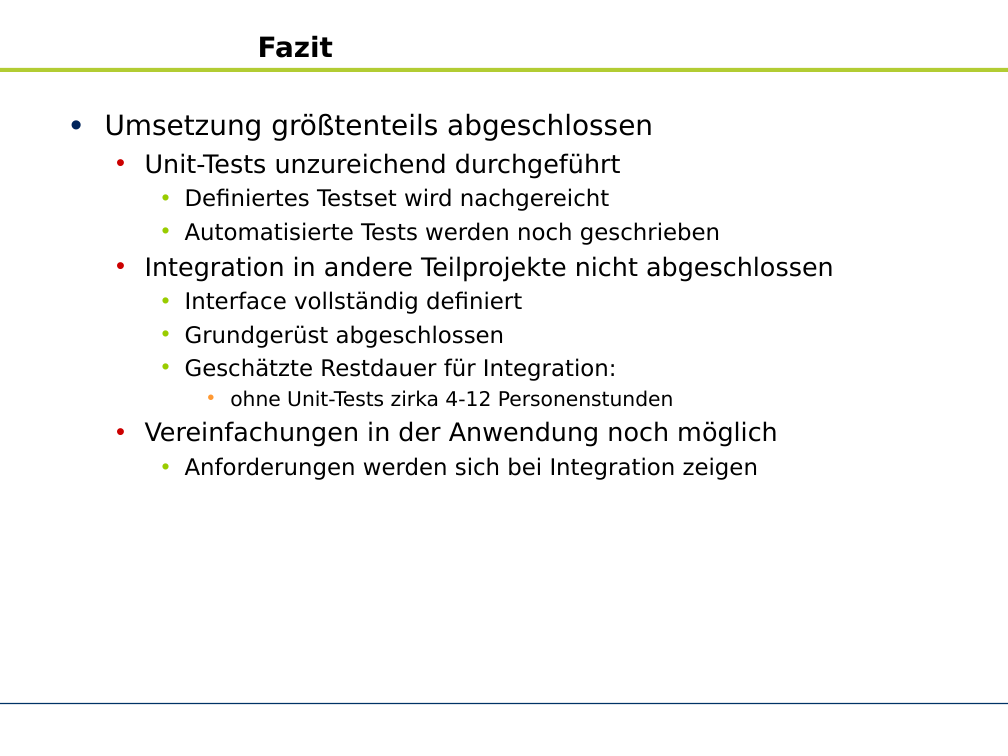
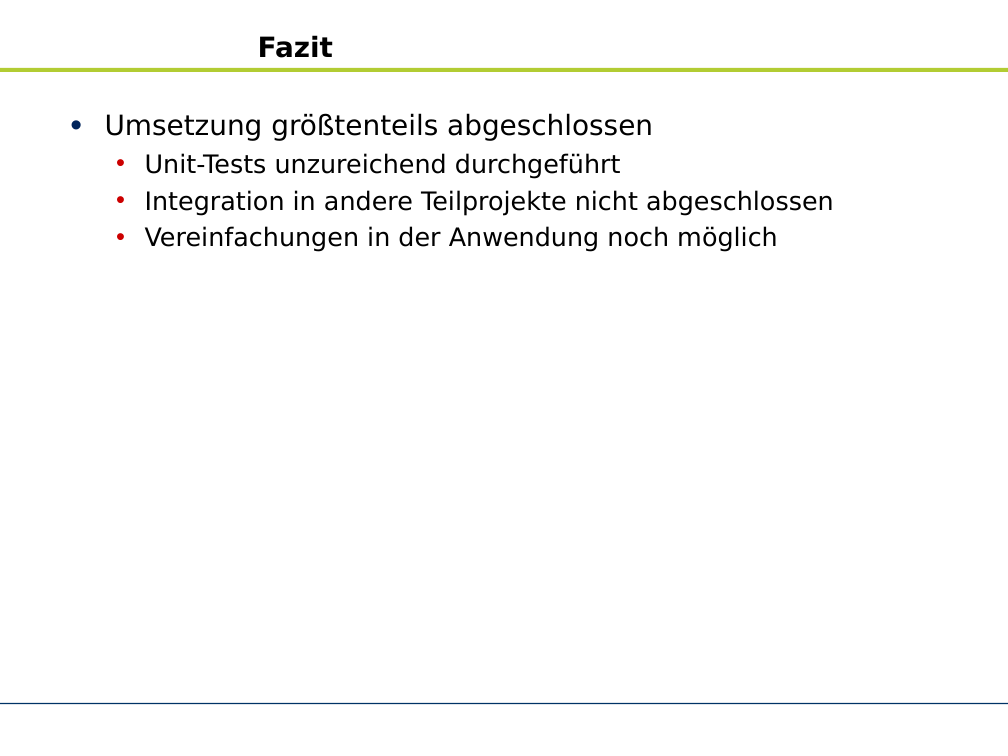
Before and after one commit to zhongxinhua/sose10-swp-uebersetzerbau, a slide deck: slide 31 of trunk/dokumentation/rk-kundenpraesentation/rk-kundenpraesentation.odp (slide 32 before the commit). Drawn at 1008x756 pixels with LibreOffice and Linux fonts; fonts in the diff are those of the drawing; background and template pictures are left out. Boxes give left, top, right and bottom in pixels: in the first picture for what was removed or moved away, otherwise in the second. Text is boxed around its words. In the diff, an @@ line names an element or a change of style, - is before the commit and + after.

```diff
--- a/trunk/dokumentation/rk-kundenpraesentation/rk-kundenpraesentation.odp
+++ b/trunk/dokumentation/rk-kundenpraesentation/rk-kundenpraesentation.odp
@@ text at (x1=185, y1=188, x2=720, y2=245): paragraphs removed @@
-    • Definiertes Testset wird nachgereicht
-    • Automatisierte Tests werden noch geschrieben
@@ text at (x1=185, y1=291, x2=674, y2=407): paragraphs removed @@
-    • Interface vollständig definiert
-    • Grundgerüst abgeschlossen
-    • Geschätzte Restdauer für Integration:
-      • ohne Unit-Tests zirka 4-12 Personenstunden
@@ text at (x1=185, y1=457, x2=758, y2=480): paragraph removed @@
-    • Anforderungen werden sich bei Integration zeigen
```
Also in this commit, not shown: 15 other slides changed, 6 slides added, 7 slides removed, 1 other file.
